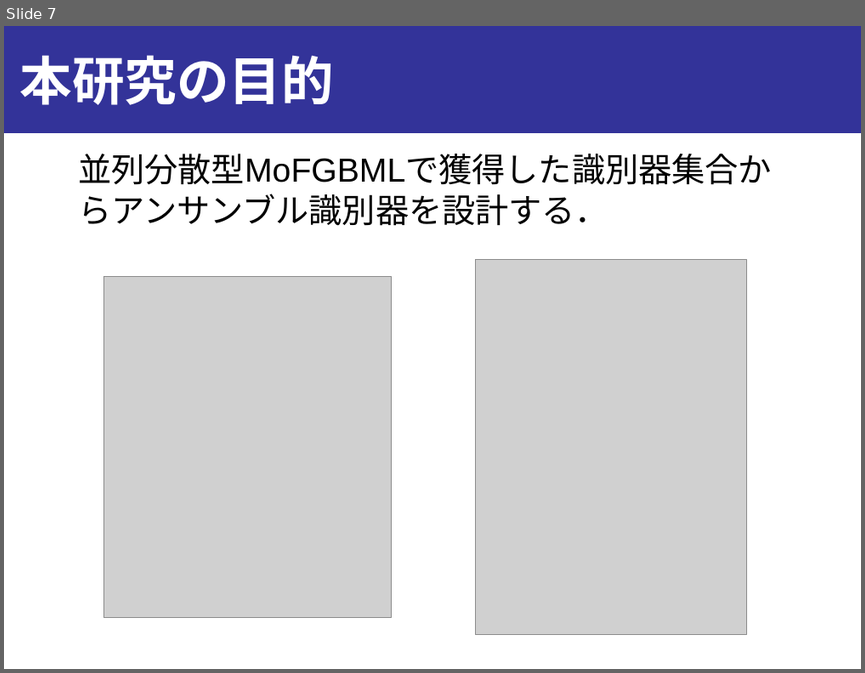
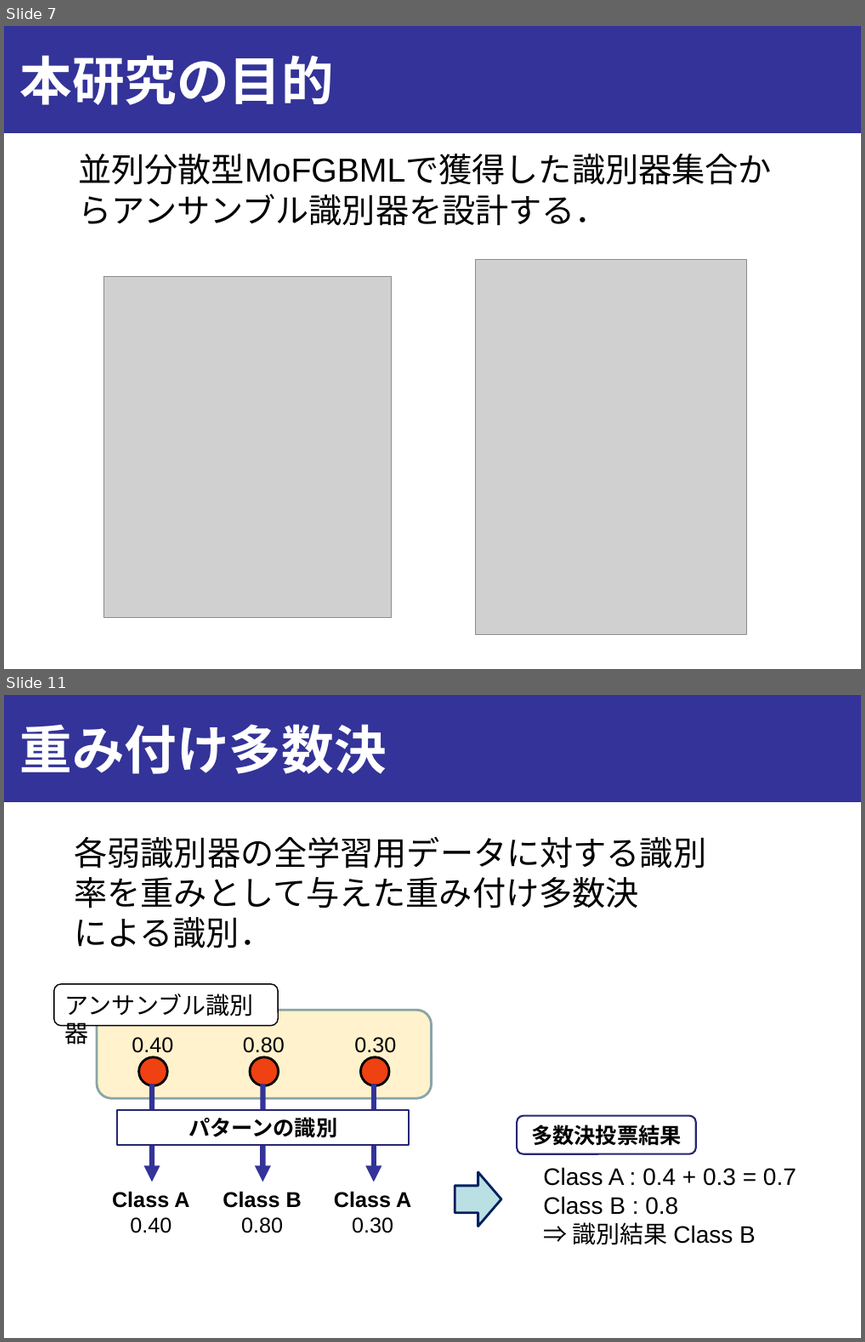
Before and after one commit to onikUone/Junior_slides, a slide deck: Junior_下書き.pptx. Shown one above the other, each under a label of ours: slide 7 before the commit, slides 7 and 11 after it; the slides between them are not shown. The pictures are 865x673 and 865x1342 pixels, drawn with LibreOffice and Linux fonts; fonts in the diff are those of the drawing; grey boxes stand for pictures. Boxes give left, top, right and bottom in pixels: in the first picture for what was removed or moved away, otherwise in the second. Text is boxed around its words. In the diff, an @@ line names an element or a change of style, - is before the commit and + after.

```diff
--- a/Junior_下書き.pptx
+++ b/Junior_下書き.pptx
@@ slide 11 added at (x1=4, y1=695, x2=861, y2=1338), background #FFFFFF; not listed: 1 template element that a slide beside it also shows @@
@@ title added at (x1=19, y1=724, x2=386, y2=774), 44 pt, text #FFFFFF, bold @@
+重み付け多数決
@@ text added at (x1=75, y1=836, x2=707, y2=948), 28 pt, text #000000 @@
+各弱識別器の全学習用データに対する識別率を重みとして与えた重み付け多数決
+による識別．
@@ group added at (x1=53, y1=984, x2=431, y2=1098): 3 ellipses, 3 texts, 2 rounded rectangles @@
+アンサンブル識別器
+0.40
+0.80
+0.30
@@ arrow added from (152, 1084) to (152, 1182), #333399 4.5 pt @@
@@ arrow added from (262, 1084) to (262, 1182), #333399 4.5 pt @@
@@ arrow added from (373, 1084) to (373, 1182), #333399 4.5 pt @@
@@ rectangle added at (x1=117, y1=1111, x2=409, y2=1145), fill #FFFFFF, outline #262673 1.5 pt, 18 pt, text #000000, bold @@
+パターンの識別
@@ rounded rectangle added at (x1=517, y1=1116, x2=695, y2=1154), fill #FFFFFF, outline #262673 1.5 pt, 18 pt, text #000000, bold @@
+多数決投票結果
@@ right arrow added at (x1=454, y1=1172, x2=501, y2=1226), fill #BBE0E3, outline #002060 2 pt @@
@@ text added at (x1=543, y1=1167, x2=796, y2=1245), 20 pt, text #000000 @@
+Class A : 0.4 + 0.3 = 0.7
+Class B : 0.8
+⇒ 識別結果 Class B
@@ text added at (x1=112, y1=1191, x2=189, y2=1233), 18 pt, text #000000, bold @@
+Class A
+0.40
@@ text added at (x1=222, y1=1191, x2=302, y2=1233), 18 pt, text #000000, bold @@
+Class B
+0.80
@@ text added at (x1=334, y1=1191, x2=411, y2=1233), 18 pt, text #000000, bold @@
+Class A
+0.30
```
Also in this commit, not shown: 7 slides changed, 3 other slides added, 3 other files.
